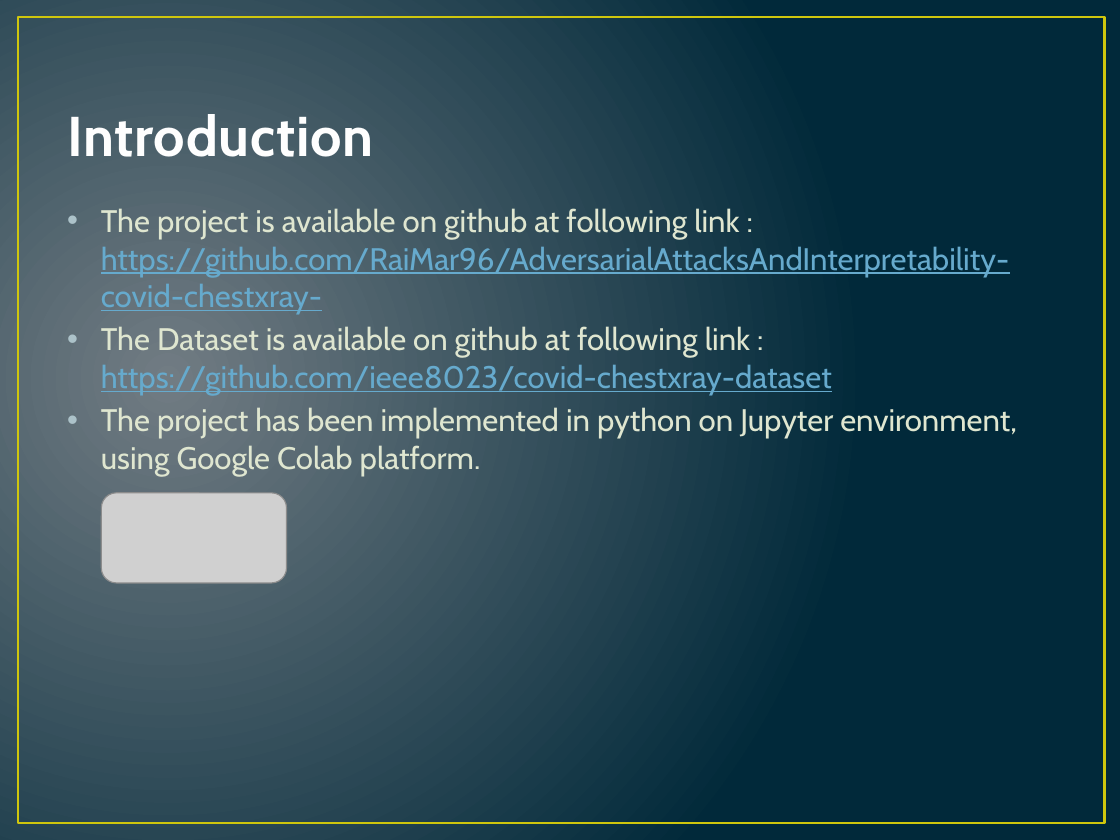
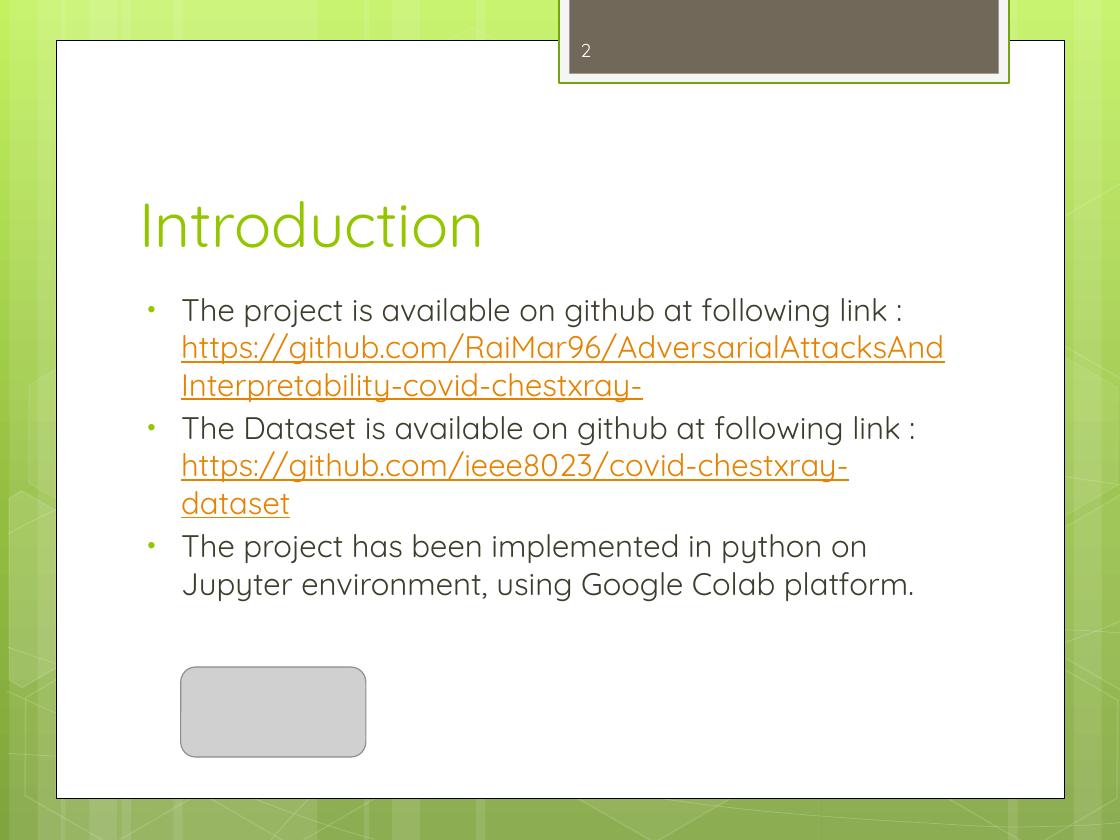
Before and after one commit to RaiMar96/AdversarialAttacksAndInterpretability-covid-chestxray-, a slide deck: slide 2 of docs/ProjectOverview.pptx. Drawn at 1120x840 pixels with LibreOffice and Linux fonts; fonts in the diff are those of the drawing; grey boxes stand for pictures. Boxes give left, top, right and bottom in pixels: in the first picture for what was removed or moved away, otherwise in the second. Text is boxed around its words. In the diff, an @@ line names an element or a change of style, - is before the commit and + after.

```diff
--- a/docs/ProjectOverview.pptx
+++ b/docs/ProjectOverview.pptx
@@ background gradient #717C84 to #01293A to gradient #C3F35F to #93BF3F to #81A53E @@
@@ rectangle added at box(559, 0, 1009, 83), fill #F5F5F5, outline #74A510 1.25 pt @@
@@ rectangle added at box(569, 0, 998, 74), fill #71685A @@
@@ rectangle: place and size @@
-rectangle at box(18, 17, 1104, 823)
+rectangle at box(56, 40, 1064, 797)
@@ rectangle at box(56, 40, 1064, 797): fill none to #FFFFFF; outline #CFC60D 1.5 pt to #000000 0.5 pt @@
@@ page number added at box(581, 44, 592, 57), 12 pt, text #FEFEFE @@
+2
@@ title "Introduction": place and size @@
-title "Introduction" at box(67, 114, 373, 157)
+title "Introduction" at box(139, 201, 484, 248)
@@ title "Introduction" at box(139, 201, 484, 248): size 36 to 40 pt, font Cabin to Quicksand, text colour #FEFEFE to #94C600, letter spacing 0.5 to 0 pt, letter outline #384F55 1.05 pt to none, bold off @@
@@ group added at box(0, 0, 1120, 840): 12 rectangles, 8 freeform shapes, 8 hexagons @@
@@ text "The project is available on ...": place and size @@
-text "The project is available on ..." at box(101, 208, 1017, 476)
+text "The project is available on ..." at box(181, 298, 944, 602)
@@ text "The project is available on ..." at box(181, 298, 944, 602): font Cabin to Quicksand; text colour #DFE6D0 to #3E3D2D in "The project is available on github at ...", "The Dataset is available on github at ...", "The project has been implemented in python ..."; text colour #66AACD to #E68200 in "https://github.com/RaiMar96/AdversarialAttacksAndInterpretab ...", "https://github.com/ieee8023/covid-chestxray-dataset"; indent changed; bullet colour #ACC2C9 to #94C600 @@
@@ picture: place and size @@
-picture at box(102, 493, 287, 582)
+picture at box(180, 666, 365, 756)
```
Also in this commit, not shown: 2 other slides changed, 18 slides added, 2 other files.
